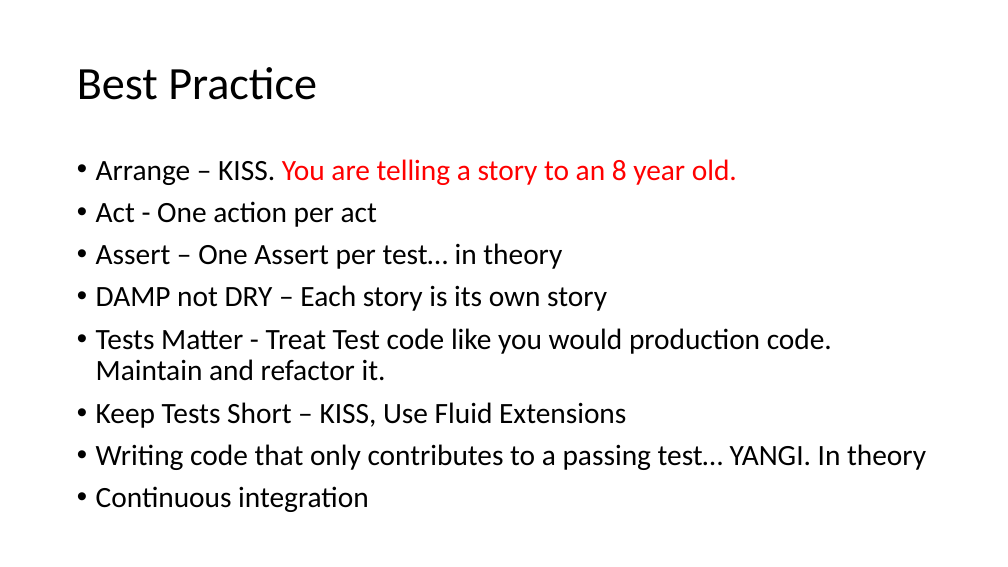
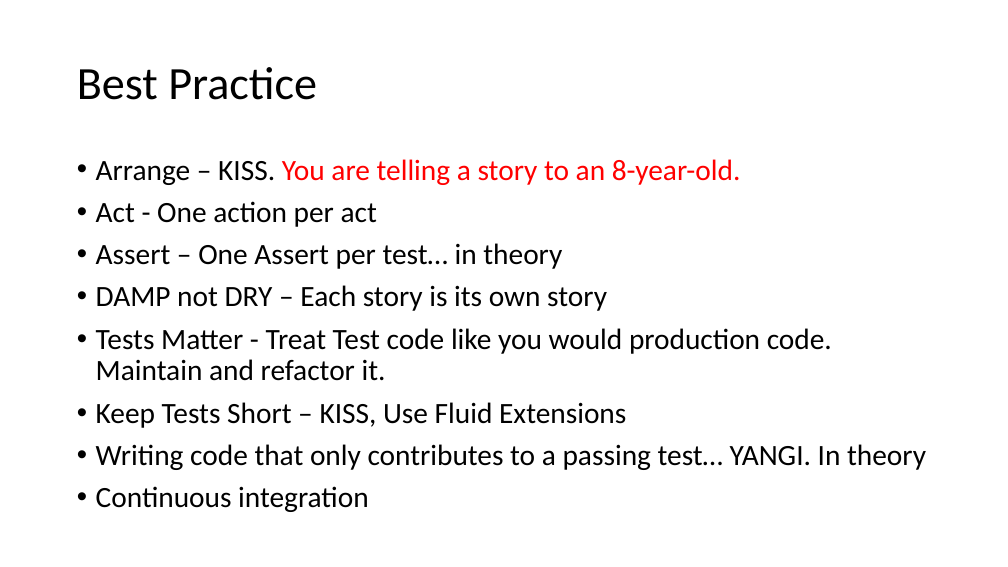
Before and after one commit to JoelViney/TestDrivenTalk, a slide deck: slide 13 of !Test Driven Development.pptx. Drawn at 1008x567 pixels with LibreOffice and Linux fonts; fonts in the diff are those of the drawing. Boxes give left, top, right and bottom in pixels: in the first picture for what was removed or moved away, otherwise in the second. Text is boxed around its words. In the diff, an @@ line names an element or a change of style, - is before the commit and + after.

```diff
--- a/!Test Driven Development.pptx
+++ b/!Test Driven Development.pptx
@@ text at <box>96,159,741,185</box>: text changed @@
-• Arrange – KISS. You are telling a story to an 8 year old.
+• Arrange – KISS. You are telling a story to an 8-year-old.
```
Also in this commit, not shown: 8 other slides changed, 11 slides added, 1 slide removed, 20 other files.
